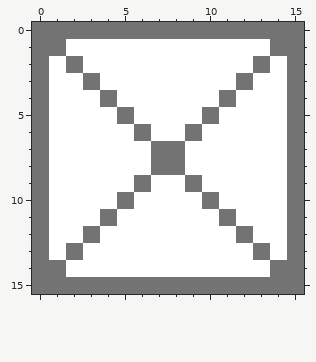
Pixel-art file -- Aseprite/Tileset.aseprite. The picture above was drawn from the file before the commit.
16x16 pixels, 1 frame.
The result:
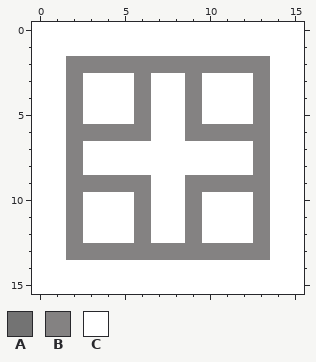
Palette (. is transparent): A #737373  B #848282  C #ffffff
Difference:
layer "Layer 2" now hidden
layer "Illuminated" added
Layer "Illuminated":
Colour A gives way to colour B in row 2 at x 2 and 13; in row 6 at x 6 and 9; in row 9 at x 6 and 9; in row 13 at x 2 and 13.
Colour C gives way to colour B in row 2 at x 3 to 12; in rows 3 to 5 at x 2, 6, 9 and 13; in row 6 at x 2 to 5 and 10 to 13; in rows 7 to 8 at x 2 and 13; in row 9 at x 2 to 5 and 10 to 13; in rows 10 to 12 at x 2, 6, 9 and 13.
Colour C gives way to colour B in row 13 at x 3 to 12.
Colour A gives way to colour C in row 0 at x 0 to 15; in row 1 at x 0 to 1 and 14 to 15; in row 2 at x 0 and 15; in row 3 at x 0, 3, 12 and 15; in row 4 at x 0, 4, 11 and 15; in row 5 at x 0, 5, 10 and 15.
Colour A gives way to colour C in row 6 at x 0 and 15; in rows 7 to 8 at x 0, 7 to 8 and 15; in row 9 at x 0 and 15; in row 10 at x 0, 5, 10 and 15; in row 11 at x 0, 4, 11 and 15; in row 12 at x 0, 3, 12 and 15.
Colour A gives way to colour C in row 13 at x 0 and 15; in row 14 at x 0 to 1 and 14 to 15; in row 15 at x 0 to 15.
